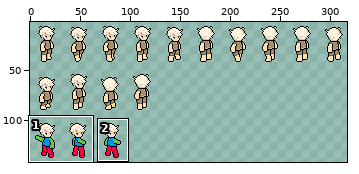
One commit to this sprite sheet: assets/beasts/player.png. The first picture is a wide view before the edit; the outline marks the close-up.
Close-up. Old version:
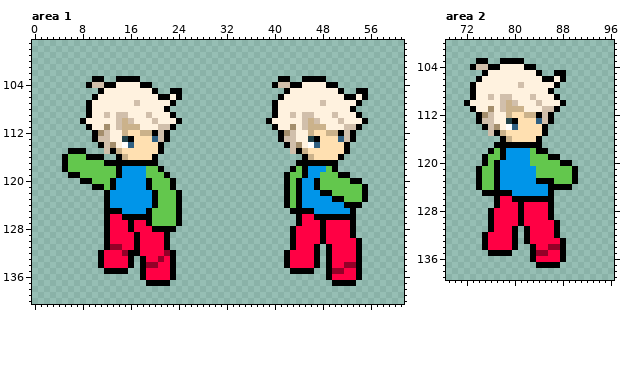
The file is 320x192 pixels. Shown: area 1: x 0..61, y 97..140; area 2: x 69..96, y 100..139. The wide view leaves out empty margins. The commit also changed other parts of the picture, which this record leaves out.
The result:
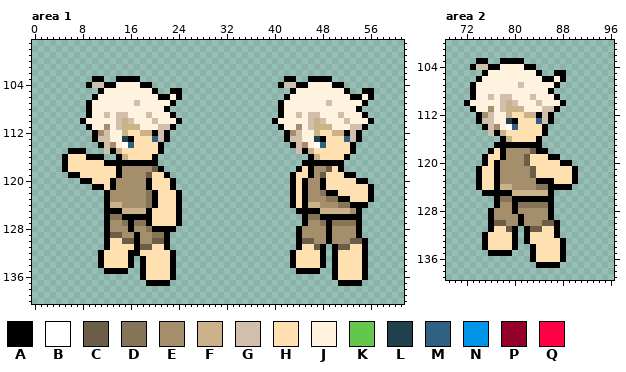
Palette (. is transparent): A #000000  B #ffffff  C #6b5d47  D #867458  E #a48e6c  F #cbb28b  G #d1bfab  H #ffe0b1  J #fff2df  K #63c74d  L #204149  M #306082  N #0095e9  P #930128  Q #ff0044
Edits made:
--- area 1
@@ x 0..61 @@
 102 ..............................................................
-103 ..........AA..AAAA.......................AA..AAAA.............
-104 .........AGGAAJJJJAA....................AGGAAJJJJAA...........
-105 ...........AJJJJJJJJA..AA.................AJJJJJJJJA..AA......
-106 ..........AJJJJJJJJJJAAJA................AJJJJJJJJJJAAJA......
-107 .........AJJJJJJJGJJJJJA................AJJJJJJJGJJJJJA.......
-108 .........AJJJJJJJJJJJJA.................AJJJJJJJJJJJJA........
-109 .........AJJGJGGJJJGJJJA................AJJGJGGJJJGJJJA.......
-110 ........AJJJJJGFGJJJGJJJA..............AJJJJJGFGJJJGJJJA......
-111 .........AJJEJGFFFJJJGGA................AJJEJGFFFJJJGGA.......
-112 ..........AEGJJFHHFFAGA..................AEGJJFHHFFAGA........
-113 ..........AGGJJLAHHHMGA..................AGGJJLAHHHMGA........
-114 ...........AGEJBMHHHHA....................AGEJBMHHHHA.........
-115 ......AAA...GAFHHHHHHA.....................GAFHHHHHHA.........
-116 .....AKKKAAA..AFHHHHA........................AFHHHHA..........
-117 .....AKKKKKKAAAAAAAAA.......................AAAAAAA...........
-118 .....AKKKKKKKKANNNNKKA.....................AKANNNKA...........
-119 ......AAKKKKKKANNNNKKKA...................AKKANNKKKAA.........
-120 ........AAKKKANNNNNAKKKA..................AKANNAKKKKKAA.......
-121 ..........AAKANNNNNAKKKA..................AKANNAKKKKKKKA......
-122 ............ANNNNNNNAKKKA.................AKANNNAAKKKKKA......
-123 ............ANNNNNNNAKKKA.................AKANNNNNAAKKKA......
-124 ............ANNNNNNNAKKKA.................AKANNNNNNNAAA.......
-125 ............AAANNNNAKKKKA..................AAAANNNNNNA........
-126 ............AQQAAAAAKKKKA...................AQQAAAAAAA........
-127 ............AQQQAQQAKKKKA...................AQQQAQQQQA........
-128 ............AQQQAQQQAAAA...................AQQQQAQQQQA........
-129 ............AQQQQAQQQQA....................AQQQQAQQQQA........
-130 ............AQQQQAQQQQA....................AQQQQAQQQQQA.......
-131 ............APPQQAQQQQA....................AQQQA.AQQQQA.......
-132 ...........AQQQPAAQQQQPA..................AQQQQA.AQQQQA.......
-133 ...........AQQQQA.AQQPQA..................AQQQQA.AQQQQA.......
-134 ...........AQQQQA.APPQQA..................AQQQQA.AQQPPA.......
-135 ............AAAA..AQQQQA...................AAAA..APPQQA.......
-136 ..................AQQQQA.........................AQQQQA.......
-137 ...................AAAA...........................AAAA........
+103 ..........AA..AAAA........................AA..AAAA............
+104 .........AGGAAJJJJAA.....................AGGAAJJJJAA..........
+105 ...........AJJJJJJJJA..AA..................AJJJJJJJJA..AA.....
+106 ..........AJJJJJJJJJJAAJA.................AJJJJJJJJJJAAJA.....
+107 .........AJJJJJJJGJJJJJA.................AJJJJJJJGJJJJJA......
+108 .........AJJJJJJJJJJJJA..................AJJJJJJJJJJJJA.......
+109 .........AJJGJGGJJJGJJJA.................AJJGJGGJJJGJJJA......
+110 ........AJJJJJGFGJJJGJJJA...............AJJJJJGFGJJJGJJJA.....
+111 .........AJJEJGFFFJJJGGA.................AJJEJGFFFJJJGGA......
+112 ..........AEGJJFHHFFAGA...................AEGJJFHHFFAGA.......
+113 ..........AGGJJLAHHHMGA...................AGGJJLAHHHMGA.......
+114 ...........AGEJBMHHHHA.....................AGEJBMHHHHA........
+115 ......AAA...GAFHHHHHHA......................GAFHHHHHHA........
+116 .....AHHHAAA..AFHHHHA.........................AFHHHHA.........
+117 .....AHHHHHHAAAAAAAAA........................AAAAAAA..........
+118 .....AHHHHHHHHAEEEEECA......................AHAEECHA..........
+119 ......AAHHHHHHAEEEECHHA....................AHHAECHHHAA........
+120 ........AAHHHAEEEEEAHHHA...................AHAEEAHHHHHAA......
+121 ..........AAHAEEEEEAHHHA...................AHAEEAHHHHHHHA.....
+122 ............AEEEEEEDAHHHA..................AHAEEDAAHHHHHA.....
+123 ............AEEEEEEDAHHHA..................AHAEEEDDAAHHHA.....
+124 ............AFFEEEEDAHHHA..................AHAFFEEEDDAAA......
+125 ............AAAFFFFAHHHHA...................AAAAFFFFFEA.......
+126 ............ADDAAAAAHHHHA....................ADDAAAAAAA.......
+127 ............AEEDADDAHHHHA....................AEEDADDDDA.......
+128 ............AEEEAEEDAAAA....................AEEEEAEEEEA.......
+129 ............ACCEEAEEDDA.....................AEEEEAEEEEA.......
+130 ............AHHCCAEECCA.....................ACCEEAEEECCA......
+131 ............AHHHHACCHHA.....................AHHCA.ACCHHA......
+132 ...........AHHHHAAHHHHHA...................AHHHHA.AHHHHA......
+133 ...........AHHHHA.AHHHHA...................AHHHHA.AHHHHA......
+134 ...........AHHHHA.AHHHHA...................AHHHHA.AHHHHA......
+135 ............AAAA..AHHHHA....................AAAA..AHHHHA......
+136 ..................AHHHHA..........................AHHHHA......
+137 ...................AAAA............................AAAA.......
 138 ..............................................................
--- area 2
@@ x 73..91 @@
 117 ....AAAAAAAA.......
-118 ...AKANNNNKAA......
-119 ..AKKANNNNKKKAA....
-120 ..AKANNNNNKKKKKAA..
-121 .AKKANNNNNNKKKKKKA.
-122 .AKKANNNNNNKKKKKKA.
-123 .AKKANNNNNNAAAKKKA.
-124 .AKKANNNNNNNNAAAA..
-125 ..AAAAANNNNNNA.....
-126 ....AQQAAAAAAA.....
-127 ....AQQQAQQQQA.....
-128 ...AQQQQAQQQQA.....
-129 ...AQQQQAQQQQA.....
-130 ...AQQQQAQQQQQA....
-131 ...AQQQA.AQQQQA....
-132 ..AQQQQA.AQQQQA....
-133 ..AQQQQA.AQQQQQA...
-134 ..AQQQQA..AQQPPA...
-135 ...AAAA...APPQQA...
-136 ..........AQQQQA...
+118 ...AHAEEEECAA......
+119 ..AHHAEEECHHHAA....
+120 ..AHAEEEECHHHHHAA..
+121 .AHHAEEEEECHHHHHHA.
+122 .AHHAEEEEECHHHHHHA.
+123 .AHHAEEEEEEAAAHHHA.
+124 .AHHAFFEEEEDDAAAA..
+125 ..AAAAAFFFFFFA.....
+126 ....ADDAAAAAAA.....
+127 ....AEEADDDDDA.....
+128 ...AEEEAEEEEEA.....
+129 ...AEEEEAEEEEA.....
+130 ...ACCEEAEEECCA....
+131 ...AHHCA.ACCHHA....
+132 ..AHHHHA.AHHHHA....
+133 ..AHHHHA.AHHHHHA...
+134 ..AHHHHA..AHHHHA...
+135 ...AAAA...AHHHHA...
+136 ..........AHHHHA...
 137 ...........AAAA....
Boxes around the changes in both close-ups, in picture pixels (x1, y1, x2, y2):
changed: (266, 76, 374, 286)
changed: (68, 154, 176, 280)
changed: (482, 148, 572, 262)
